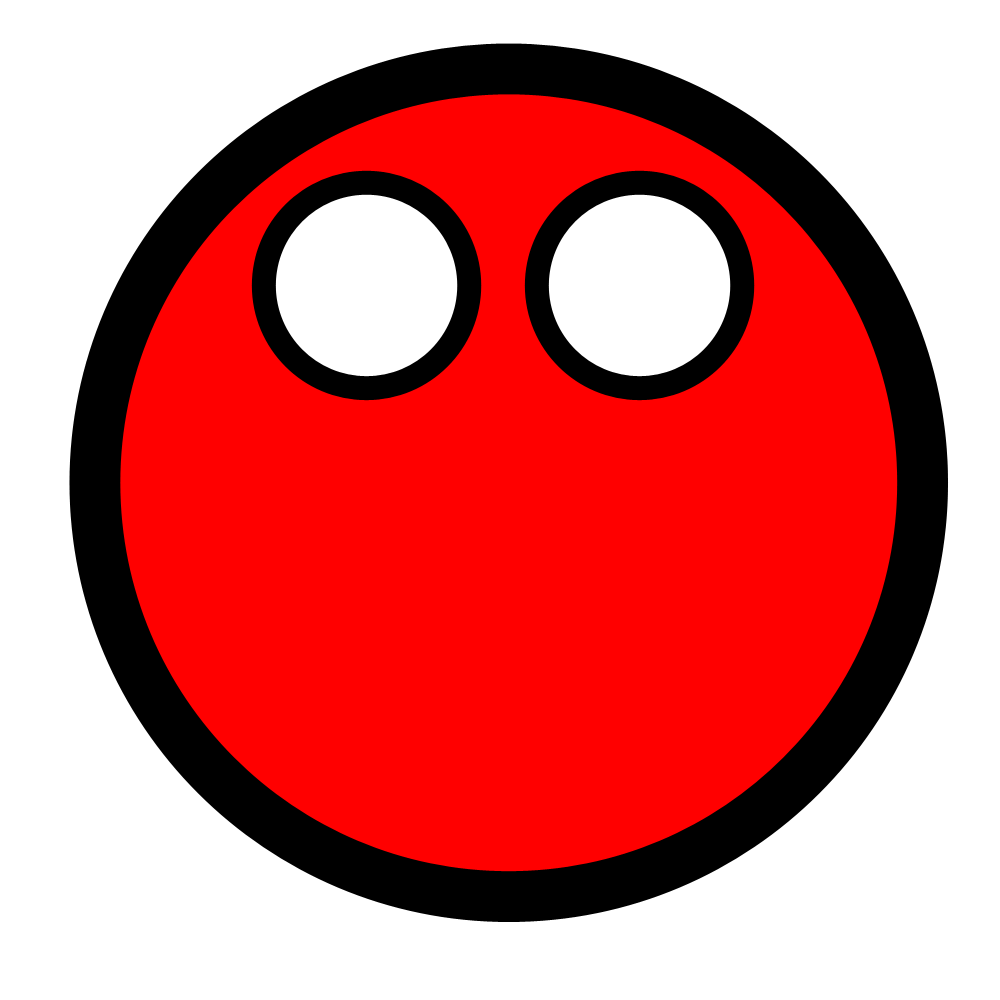
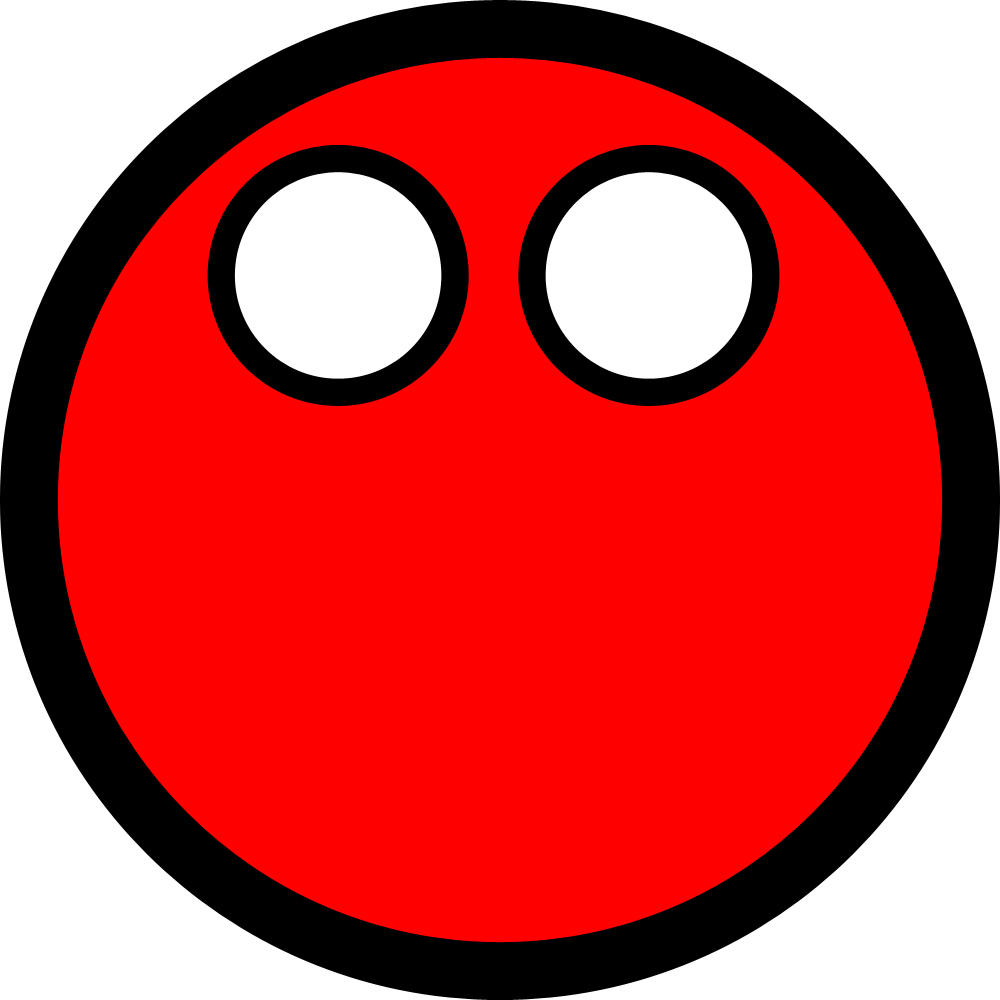
Revision of a layered 1000 x 1000 image; what changed, layer by layer:
painted on "Shape 2 copy 3" over [545, 172, 753, 379]
painted on "Shape 2 copy 2" over [518, 145, 780, 406]
painted on "Shape 2" over [234, 172, 458, 379]
painted on "Shape 2 copy" over [207, 145, 482, 406]
painted on "Shape 1 copy" over [57, 57, 943, 943]
painted on "Shape 1" over [0, 0, 1000, 1000]
